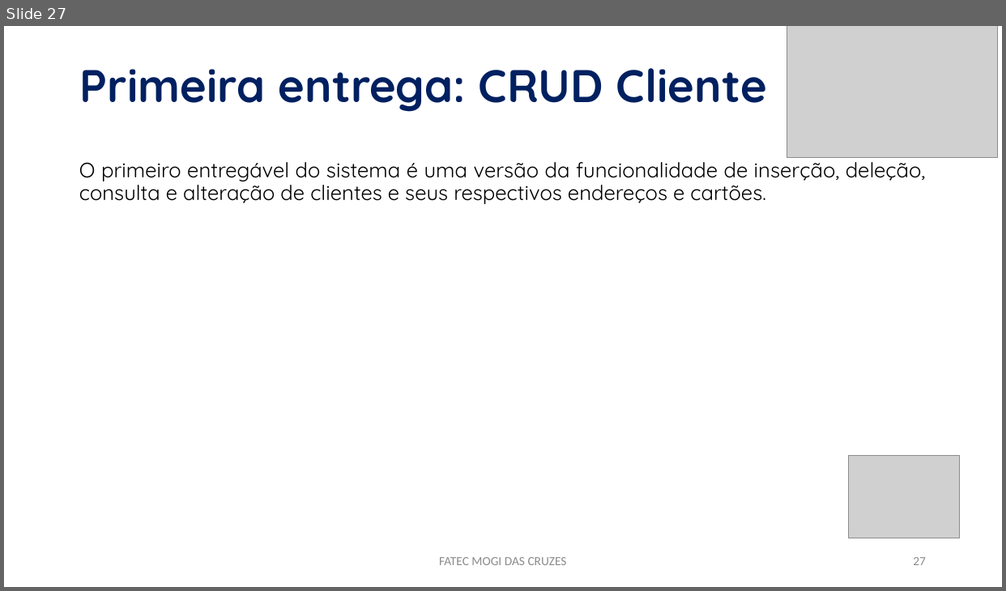
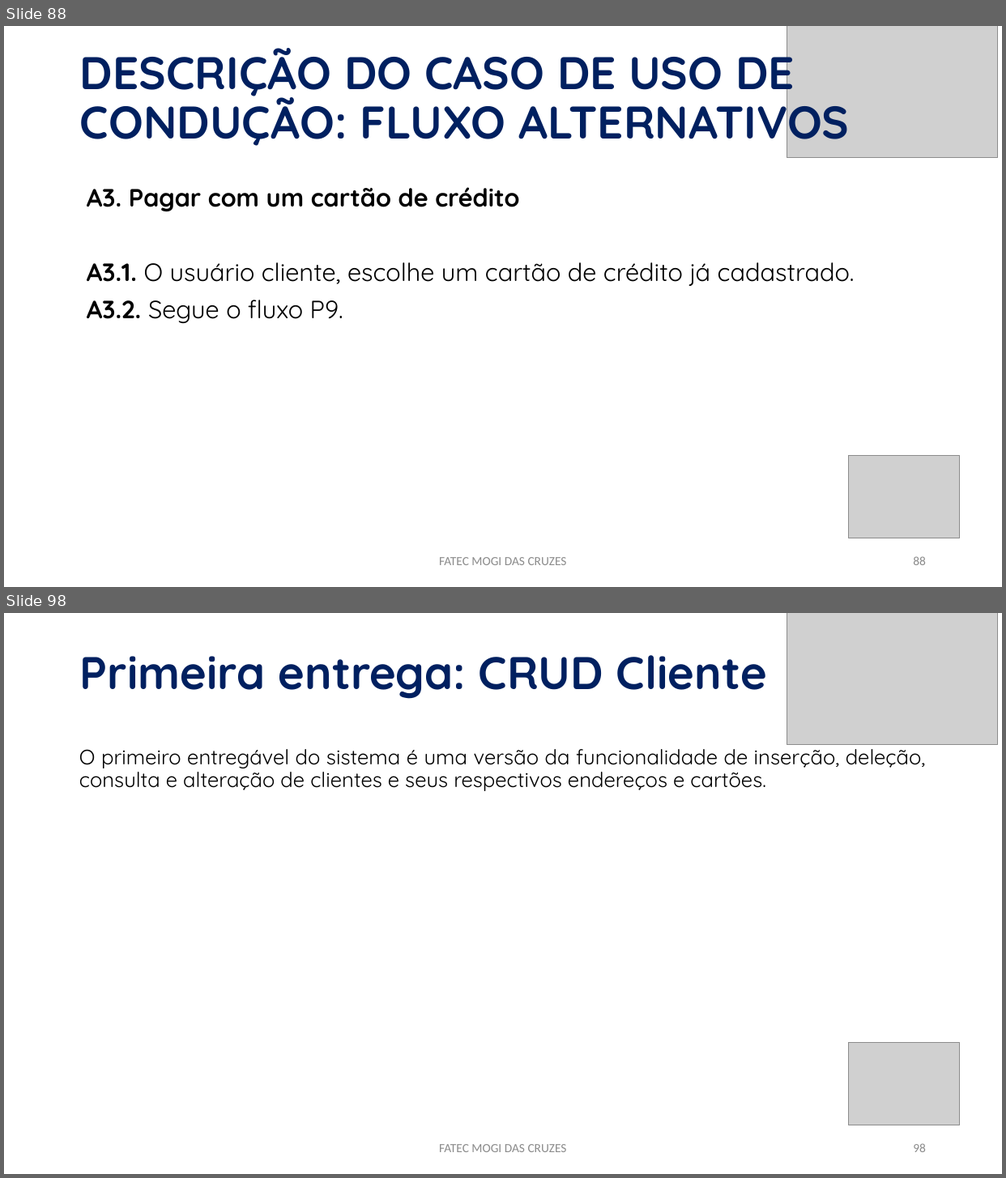
Before and after one commit to PabloLuiz1/buiatchaka-jogos, a slide deck: APRESENTAÇÃO.pptx. Shown one above the other, each under a label of ours: slide 27 before the commit, slides 88 and 98 after it; the slides between them are not shown. The pictures are 1006x591 and 1006x1178 pixels, drawn with LibreOffice and Linux fonts; fonts in the diff are those of the drawing; grey boxes stand for pictures. Boxes give left, top, right and bottom in pixels: in the first picture for what was removed or moved away, otherwise in the second. Text is boxed around its words. In the diff, an @@ line names an element or a change of style, - is before the commit and + after.

```diff
--- a/APRESENTAÇÃO.pptx
+++ b/APRESENTAÇÃO.pptx
@@ slide 88 added at (x1=4, y1=26, x2=1002, y2=587), background #FFFFFF @@
@@ title added at (x1=80, y1=42, x2=849, y2=152), 44 pt, text #002060, bold @@
+DESCRIÇÃO DO CASO DE USO DE CONDUÇÃO: FLUXO ALTERNATIVOS
@@ picture added at (x1=787, y1=26, x2=997, y2=158) @@
@@ text added at (x1=87, y1=187, x2=854, y2=323), 24 pt, text #000000 @@
+A3. Pagar com um cartão de crédito
+A3.1. O usuário cliente, escolhe um cartão de crédito já cadastrado.
+A3.2. Segue o fluxo P9.
@@ picture added at (x1=849, y1=456, x2=959, y2=538) @@
@@ text added at (x1=439, y1=557, x2=567, y2=565), 12 pt, text #8C8C8C @@
+FATEC MOGI DAS CRUZES
@@ page number added at (x1=913, y1=557, x2=926, y2=565), 12 pt, text #8C8C8C @@
+88
@@ what was slide 27 is now slide 98 @@
@@ page number at (x1=913, y1=1144, x2=926, y2=1152): text changed @@
-27
+98
```
Also in this commit, not shown: 2 slides changed, 74 other slides added, 27 other files.
